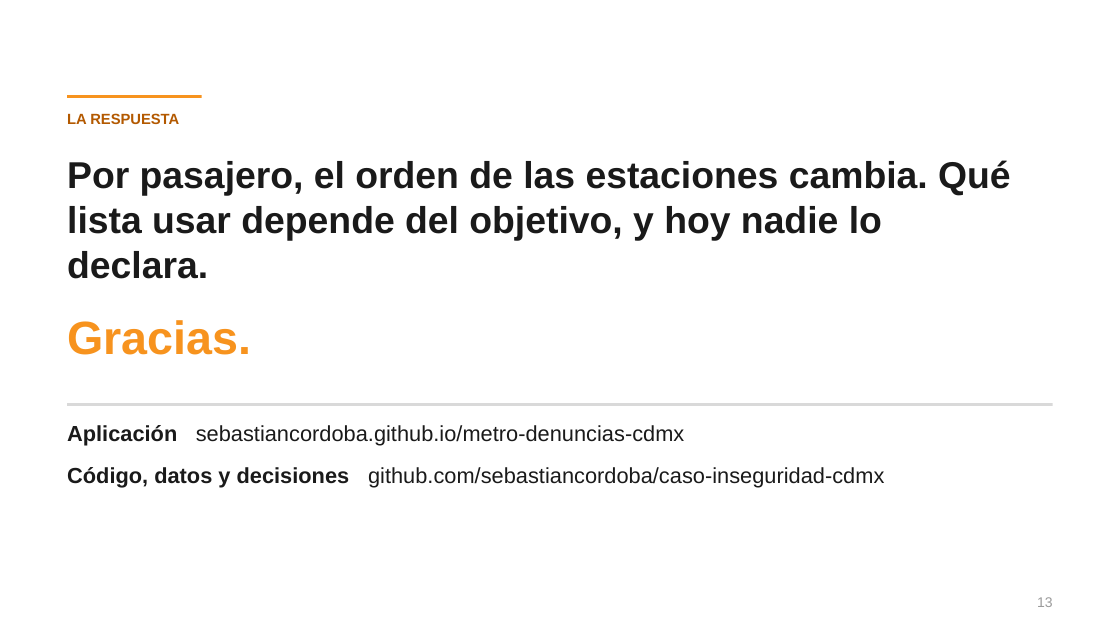
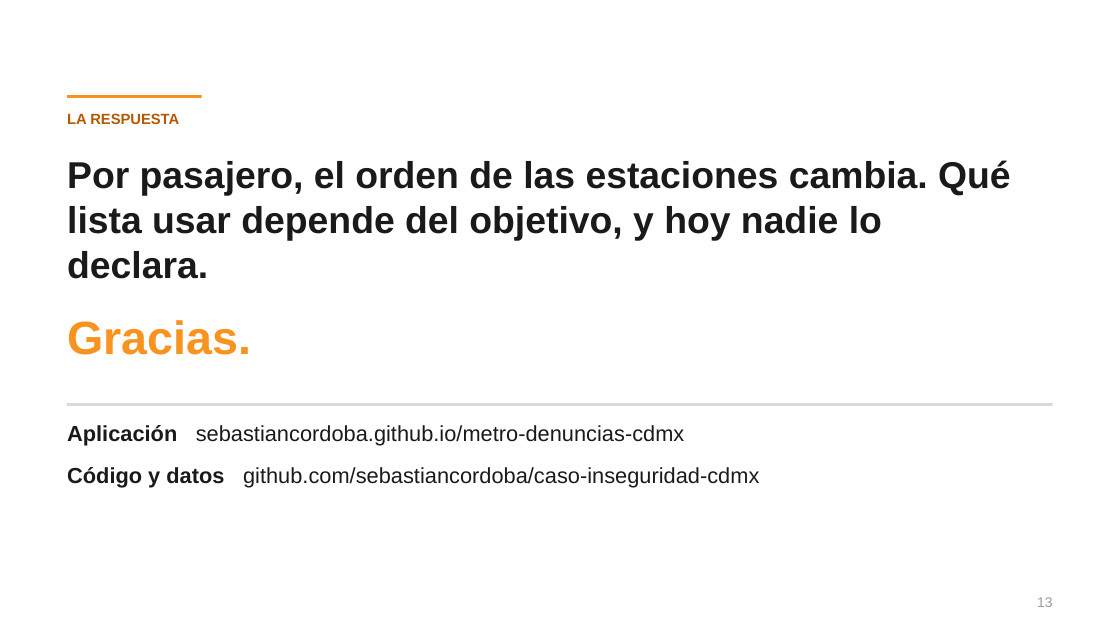
Before and after one commit to sebastiancordoba/caso-inseguridad-cdmx, a slide deck: slide 13 of docs/presentacion/presentacion.pptx. Drawn at 1120x630 pixels with LibreOffice and Linux fonts; fonts in the diff are those of the drawing. Boxes give left, top, right and bottom in pixels: in the first picture for what was removed or moved away, otherwise in the second. Text is boxed around its words. In the diff, an @@ line names an element or a change of style, - is before the commit and + after.

```diff
--- a/docs/presentacion/presentacion.pptx
+++ b/docs/presentacion/presentacion.pptx
@@ text at bbox=[67, 467, 759, 487]: text changed @@
-Código, datos y decisiones github.com/sebastiancordoba/caso-inseguridad-cdmx
+Código y datos github.com/sebastiancordoba/caso-inseguridad-cdmx
```
Also in this commit, not shown: 3 other slides changed, 7 other files.
